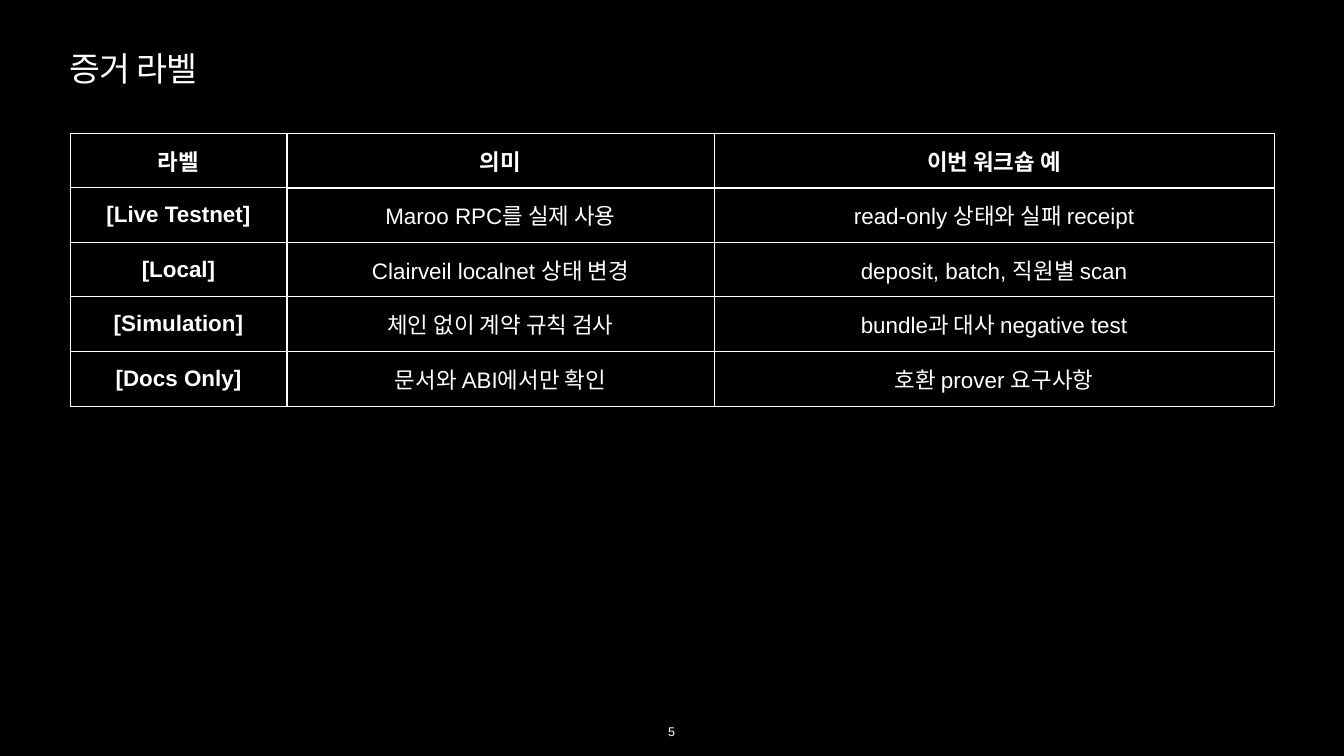
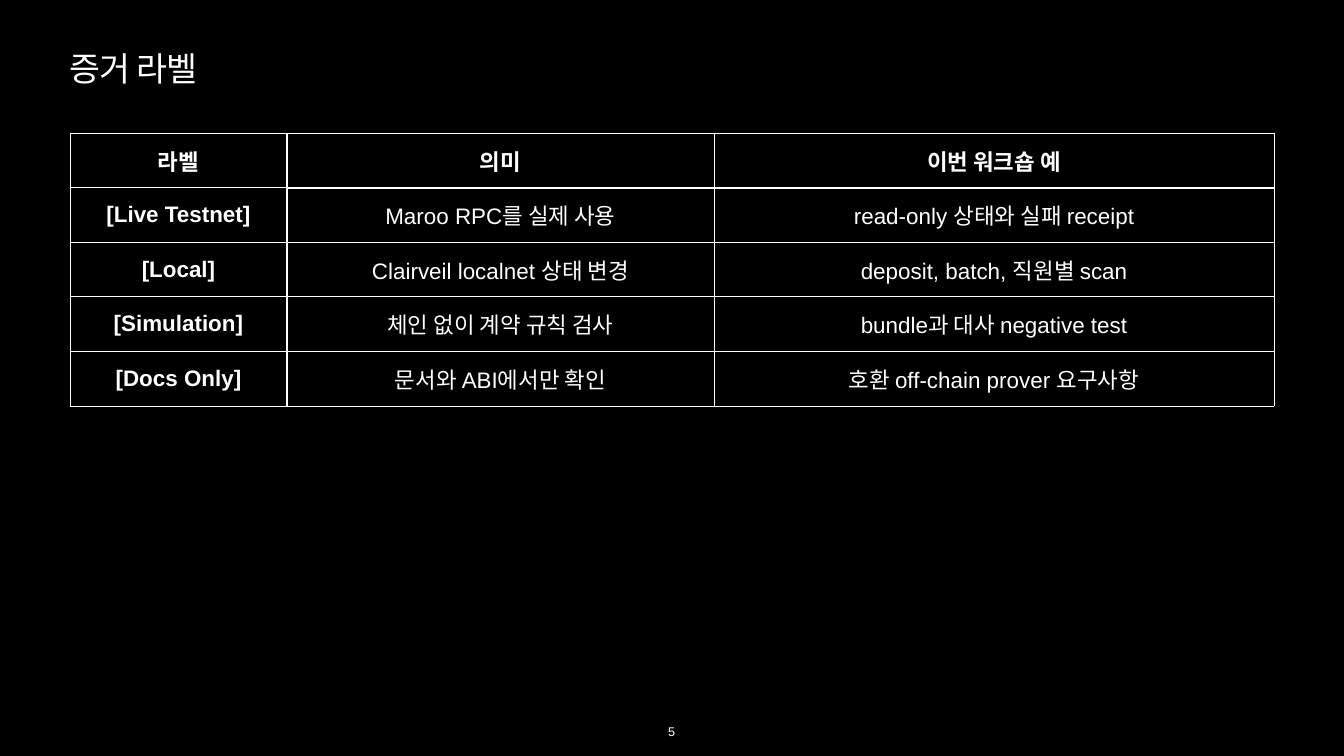
Before and after one commit to kooroot/Maroo-privacy-workshop, a slide deck: slide 5 of deliverables/Maroo_Privacy_Workshop_75min.pptx. Drawn at 1344x756 pixels with LibreOffice and Linux fonts; fonts in the diff are those of the drawing. Boxes give left, top, right and bottom in pixels: in the first picture for what was removed or moved away, otherwise in the second. Text is boxed around its words. In the diff, an @@ line names an element or a change of style, - is before the commit and + after.

```diff
--- a/deliverables/Maroo_Privacy_Workshop_75min.pptx
+++ b/deliverables/Maroo_Privacy_Workshop_75min.pptx
@@ table at (70,133,1274,406) @@
-row 5, column 3: 호환 prover 요구사항
+row 5, column 3: 호환 off-chain prover 요구사항
```
Also in this commit, not shown: 13 other slides changed.
